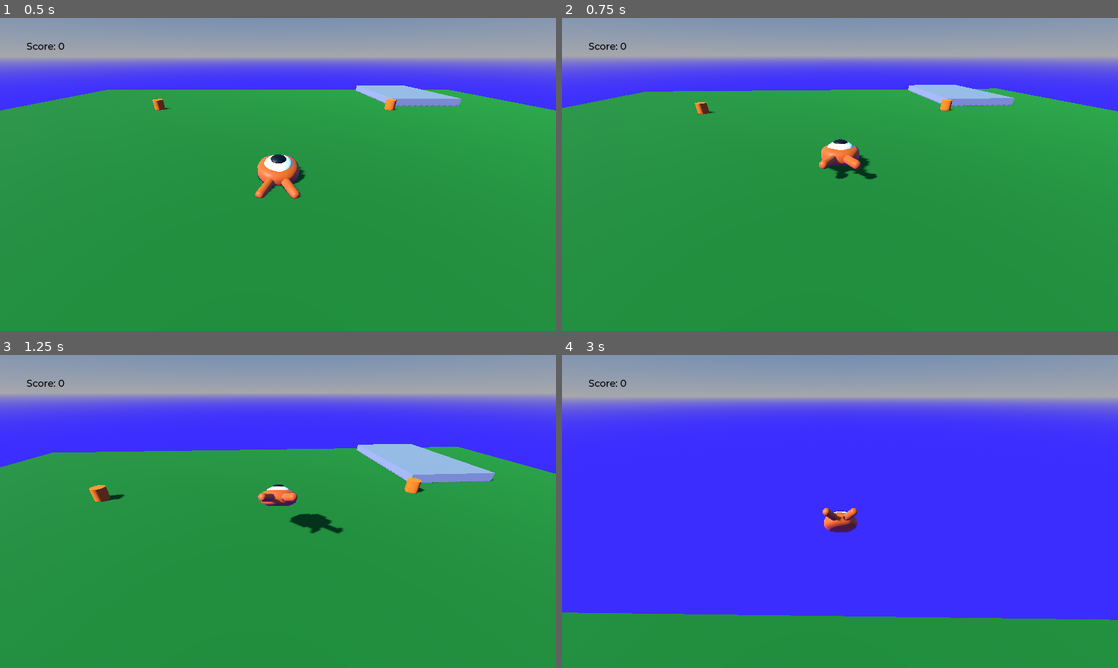
Above: before the commit, frames 1-4 (two rows, left to right).
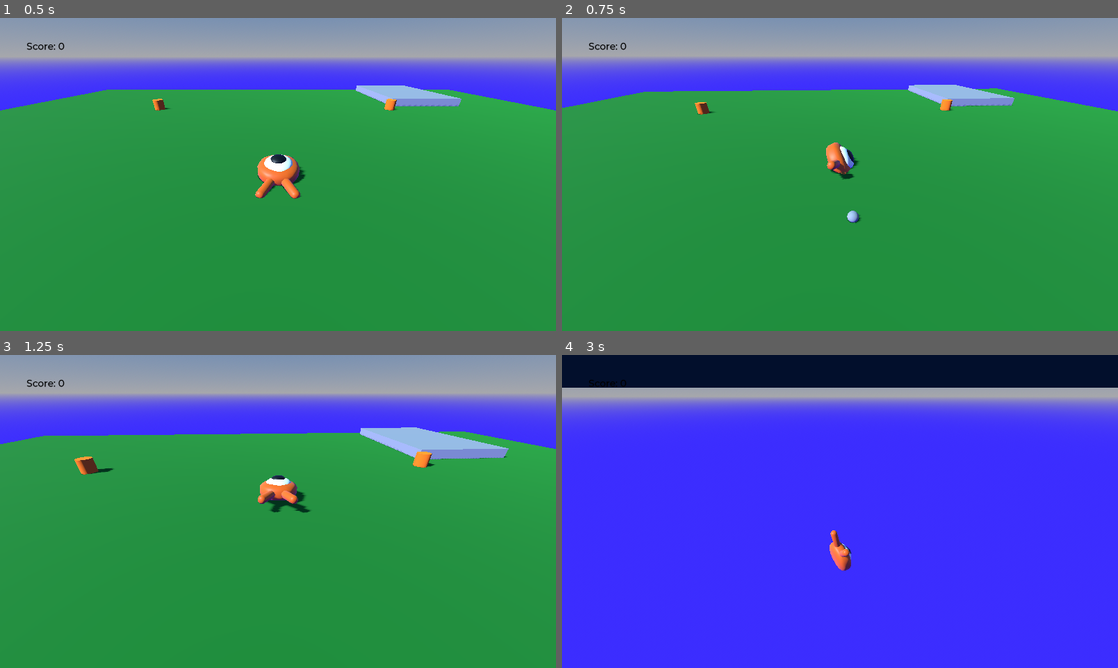
Above: after the commit, the same moments.

Repository: Soarex/Project-3DP
Game: Godot game, scene res://scenes/main.tscn
The game is run twice, just before and just after one commit, with the same random seed, the same clock (stepped at 60 frames per second) and the same inputs.
Inputs (mouse positions are in pixels of both pictures, inside the frame that each line leads up to):
- Up to frame 1 (0.5 s): no input
- Up to frame 2 (0.75 s): tap Enter (ui_accept) at 0.5 s; move the mouse to (867, 174) at 0.52 s; hold Up (move_forward) from 0.53 s (still down); tap E (attack, bound only after the commit) at 0.6 s
- Up to frame 3 (1.25 s): keep holding Up (move_forward); tap Space (jump) at 0.77, 0.8, 1.07 s
- Up to frame 4 (3 s): keep holding Up (move_forward); move the mouse to (812, 511) at 1.27 s; tap Space (jump) at 1.35, 1.52, 1.82, 2.3 s; tap E (attack, bound only after the commit) at 1.55, 2.85 s; move the mouse to (851, 505) at 2.02 s; hold Shift (sprint) 2.03-2.78 s; move the mouse to (834, 517) at 2.77 s

Frame 1 is identical in both runs. In frame 2, 0.8% of the frame differs, in the area x 46-57%, y 38-66%; in frame 3, 9.0%; in frame 4, 28%, in the area x 0-100%, y 0-100%.

Commit message:
Added dust particles and started attack state

Diff:
--- a/project.godot
+++ b/project.godot
@@ -88,6 +88,12 @@
 , Object(InputEventJoypadMotion,"resource_local_to_scene":false,"resource_name":"","device":-1,"axis":5,"axis_value":1.0,"script":null)
 ]
 }
+attack={
+"deadzone": 0.5,
+"events": [Object(InputEventKey,"resource_local_to_scene":false,"resource_name":"","device":-1,"window_id":0,"alt_pressed":false,"shift_pressed":false,"ctrl_pressed":false,"meta_pressed":false,"pressed":false,"keycode":0,"physical_keycode":69,"key_label":0,"unicode":101,"echo":false,"script":null)
+, Object(InputEventJoypadButton,"resource_local_to_scene":false,"resource_name":"","device":-1,"button_index":2,"pressure":0.0,"pressed":false,"script":null)
+]
+}
 
 [layer_names]
 
--- a/scenes/player.tscn
+++ b/scenes/player.tscn
@@ -8,6 +8,27 @@
 [ext_resource type="Script" path="res://scripts/player/run_state.gd" id="6_er2wf"]
 [ext_resource type="Script" path="res://scripts/player/fall_state.gd" id="6_x7imq"]
 [ext_resource type="Script" path="res://scripts/player/jump_state.gd" id="7_3u15a"]
+[ext_resource type="Script" path="res://scripts/player/attack_state.gd" id="9_iyvyw"]
+
+[sub_resource type="ParticleProcessMaterial" id="ParticleProcessMaterial_mmxqr"]
+emission_shape = 6
+emission_ring_axis = Vector3(0, 0, 1)
+emission_ring_height = 0.705
+emission_ring_radius = 0.63
+emission_ring_inner_radius = 0.0
+spread = 15.0
+flatness = 1.0
+initial_velocity_min = 1.0
+initial_velocity_max = 3.0
+damping_min = 5.0
+damping_max = 10.0
+angle_min = -120.0
+angle_max = 120.0
+scale_min = 0.1
+scale_max = 0.5
+attractor_interaction_enabled = false
+
+[sub_resource type="SphereMesh" id="SphereMesh_ovtyc"]
 
 [sub_resource type="SphereShape3D" id="SphereShape3D_757lr"]
 radius = 0.8
@@ -72,9 +93,53 @@
 "values": [Vector3(0, 0, 0), Vector3(0.139626, 0, 0), Vector3(-0.15708, 0, 0)]
 }
 
+[sub_resource type="Animation" id="Animation_jjy1s"]
+resource_name = "attack"
+length = 0.6
+loop_mode = 1
+tracks/0/type = "value"
+tracks/0/imported = false
+tracks/0/enabled = true
+tracks/0/path = NodePath("Pivot/Character:position")
+tracks/0/interp = 1
+tracks/0/loop_wrap = true
+tracks/0/keys = {
+"times": PackedFloat32Array(0, 0.3, 0.599302),
+"transitions": PackedFloat32Array(3.36358, 1, 0.129408),
+"update": 0,
+"values": [Vector3(0, 0, 0), Vector3(0, 0.5, 0), Vector3(0, 0, 0)]
+}
+tracks/1/type = "value"
+tracks/1/imported = false
+tracks/1/enabled = true
+tracks/1/path = NodePath("Pivot/Character:rotation")
+tracks/1/interp = 1
+tracks/1/loop_wrap = true
+tracks/1/keys = {
+"times": PackedFloat32Array(0, 0.1, 0.2, 0.3, 0.402834, 0.5, 0.6),
+"transitions": PackedFloat32Array(0.241484, 1, 1, 1, 1, 1, 1),
+"update": 0,
+"values": [Vector3(0, 0, 0), Vector3(0, 0, 6.28319), Vector3(0, 0, 0), Vector3(0, 0, 6.28319), Vector3(0, 0, 0), Vector3(0, 0, 6.28319), Vector3(0, 0, 0)]
+}
+tracks/2/type = "method"
+tracks/2/imported = false
+tracks/2/enabled = true
+tracks/2/path = NodePath("StateMachine/Attack")
+tracks/2/interp = 1
+tracks/2/loop_wrap = true
+tracks/2/keys = {
+"times": PackedFloat32Array(0.6),
+"transitions": PackedFloat32Array(1),
+"values": [{
+"args": [],
+"method": &"_on_attack_end"
+}]
+}
+
 [sub_resource type="AnimationLibrary" id="AnimationLibrary_sd4ns"]
 _data = {
 "RESET": SubResource("Animation_7n2pg"),
+"attack": SubResource("Animation_jjy1s"),
 "float": SubResource("Animation_y1jg1")
 }
 
@@ -86,6 +151,13 @@
 transform = Transform3D(1, 0, 0, 0, 1, 0, 0, 0, 1, 0, 0.16337, 0)
 
 [node name="Character" parent="Pivot" instance=ExtResource("2_3f344")]
+
+[node name="ParticleSystem" type="GPUParticles3D" parent="Pivot"]
+transform = Transform3D(-4.37114e-08, 0, -1, 0.326525, 0.945189, -1.42729e-08, 0.945189, -0.326525, -4.13155e-08, 0.124125, 0.0601297, 1.25451)
+emitting = false
+amount = 30
+process_material = SubResource("ParticleProcessMaterial_mmxqr")
+draw_pass_1 = SubResource("SphereMesh_ovtyc")
 
 [node name="CollisionShape3D" type="CollisionShape3D" parent="."]
 transform = Transform3D(1, 0, 0, 0, 1, 0, 0, 0, 1, 0, 0.802438, 0)
@@ -132,4 +204,7 @@
 [node name="Run" type="Node" parent="StateMachine"]
 script = ExtResource("6_er2wf")
 
+[node name="Attack" type="Node" parent="StateMachine"]
+script = ExtResource("9_iyvyw")
+
 [connection signal="body_entered" from="MobDetector" to="." method="_on_mob_detector_body_entered"]
--- /dev/null
+++ b/scripts/player/attack_state.gd
@@ -0,0 +1,16 @@
+extends PlayerState
+
+func enter(msg = {}) -> void:
+	player.animation_player.speed_scale = 1
+	player.animation_player.play("attack")
+
+
+func update(delta: float) -> void:
+	pass
+
+
+func physics_update(delta: float) -> void:
+	pass
+
+func _on_attack_end() -> void:
+	state_machine.transition_to("Idle")
--- a/scripts/player/fall_state.gd
+++ b/scripts/player/fall_state.gd
@@ -1,16 +1,20 @@
 extends PlayerState
 
-func enter(msg = {}):
+func enter(msg = {}) -> void:
 	player.animation_player.stop()
 
 
-func update(delta):
+func update(delta: float) -> void:
 	pass
 
 
-func physics_update(delta):
+func physics_update(delta: float) -> void:
 	if player.is_on_floor():
 		state_machine.transition_to("Idle")
+		return
+
+	if Input.is_action_just_pressed("attack"):
+		state_machine.transition_to("Attack")
 		return
 
 	player.target_velocity.y = player.target_velocity.y - (player.fall_acceleration * delta)
--- a/scripts/player/idle_state.gd
+++ b/scripts/player/idle_state.gd
@@ -2,7 +2,7 @@
 
 func enter(msg := {}) -> void:
 	player.animation_player.speed_scale = 1
-	player.animation_player.play()
+	player.animation_player.play("float")
 
 
 func update(delta: float) -> void:
@@ -10,6 +10,10 @@
 
 	if Input.is_action_just_pressed("jump"):
 		state_machine.transition_to("Jump")
+		return
+
+	if Input.is_action_just_pressed("attack"):
+		state_machine.transition_to("Attack")
 		return
 
 	if not player.is_on_floor():
--- a/scripts/player/jump_state.gd
+++ b/scripts/player/jump_state.gd
@@ -1,14 +1,14 @@
 extends "res://scripts/player/player_state.gd"
 
-func enter(msg = {}):
+func enter(msg = {}) -> void:
 	player.target_velocity.y = player.jump_impulse
 	player.animation_player.stop()
 	state_machine.transition_to("Fall")
 
 
-func update(delta):
+func update(delta: float) -> void:
 	pass
 
 
-func physics_update(delta):
+func physics_update(delta: float) -> void:
 	pass
--- a/scripts/player/player.gd
+++ b/scripts/player/player.gd
@@ -14,6 +14,7 @@
 
 @onready var spring_arm: SpringArm3D = $SpringArm3D
 @onready var pivot: Node3D = $Pivot
+@onready var particle_system: GPUParticles3D = $Pivot/ParticleSystem
 @onready var animation_player: AnimationPlayer = $AnimationPlayer
 
 func get_move_direction() -> Vector3:
--- a/scripts/player/run_state.gd
+++ b/scripts/player/run_state.gd
@@ -1,7 +1,12 @@
 extends PlayerState
 
 func enter(msg = {}) -> void:
-	player.animation_player.play()
+	player.animation_player.play("float")
+	player.particle_system.emitting = true
+
+
+func exit() -> void:
+	player.particle_system.emitting = false
 
 
 func update(delta: float) -> void:
@@ -11,6 +16,10 @@
 func physics_update(delta: float) -> void:
 	if Input.is_action_just_pressed("jump"):
 		state_machine.transition_to("Jump")
+		return
+
+	if Input.is_action_just_pressed("attack"):
+		state_machine.transition_to("Attack")
 		return
 
 	if not player.is_on_floor():
Not shown: 1 places in scenes/player.tscn that only renumber resources
